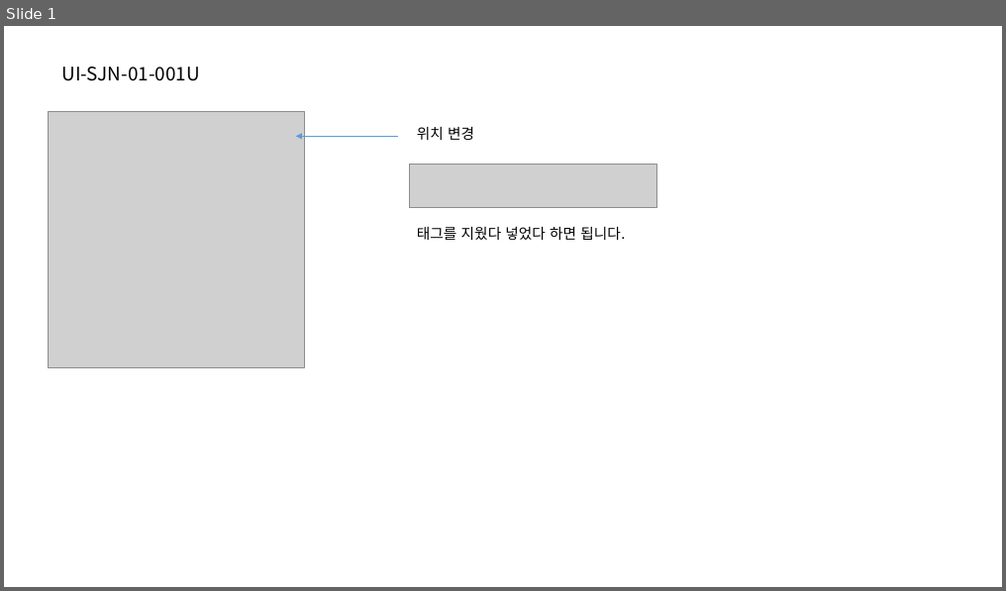
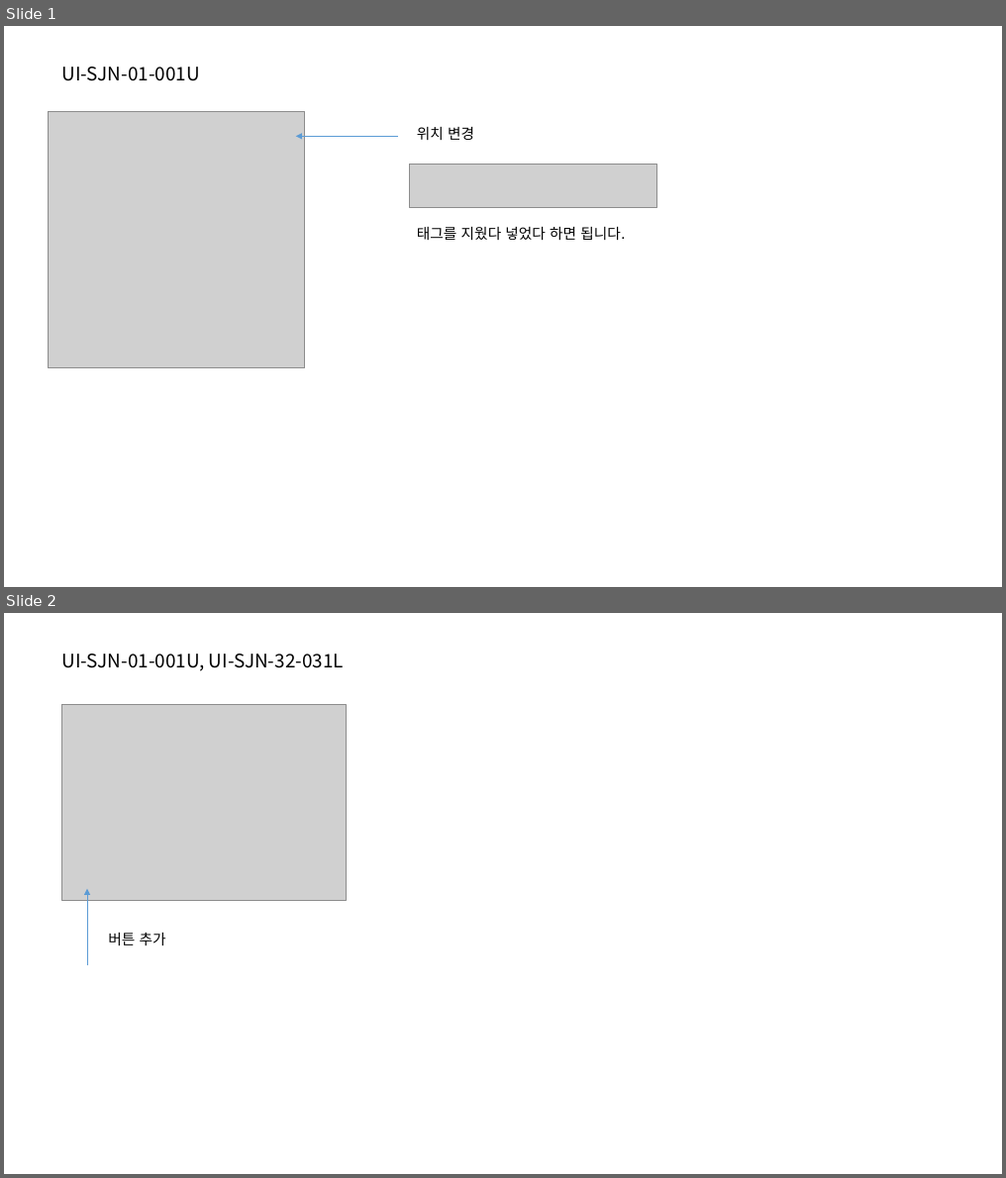
Before and after one commit to jeoungGyy/sejong, a slide deck: ppt/04-15.pptx. Shown one above the other, each under a label of ours: slide 1 before the commit, slides 1 and 2 after it. The pictures are 1006x591 and 1006x1178 pixels, drawn with LibreOffice and Linux fonts; fonts in the diff are those of the drawing; grey boxes stand for pictures. Boxes give left, top, right and bottom in pixels: in the first picture for what was removed or moved away, otherwise in the second. Text is boxed around its words. In the diff, an @@ line names an element or a change of style, - is before the commit and + after.

```diff
--- a/ppt/04-15.pptx
+++ b/ppt/04-15.pptx
@@ slide 2 added at [4,613,1002,1174], background #FFFFFF @@
@@ text added at [62,654,344,671], 18 pt, text #000000 @@
+UI-SJN-01-001U, UI-SJN-32-031L
@@ picture added at [61,704,346,900] @@
@@ arrow added from (87, 965) to (87, 889), #5B9BD5 0.5 pt @@
@@ text added at [108,933,166,946], 14 pt, text #000000 @@
+버튼 추가
```
Also in this commit, not shown: 2 other slides added, 11 other files.
